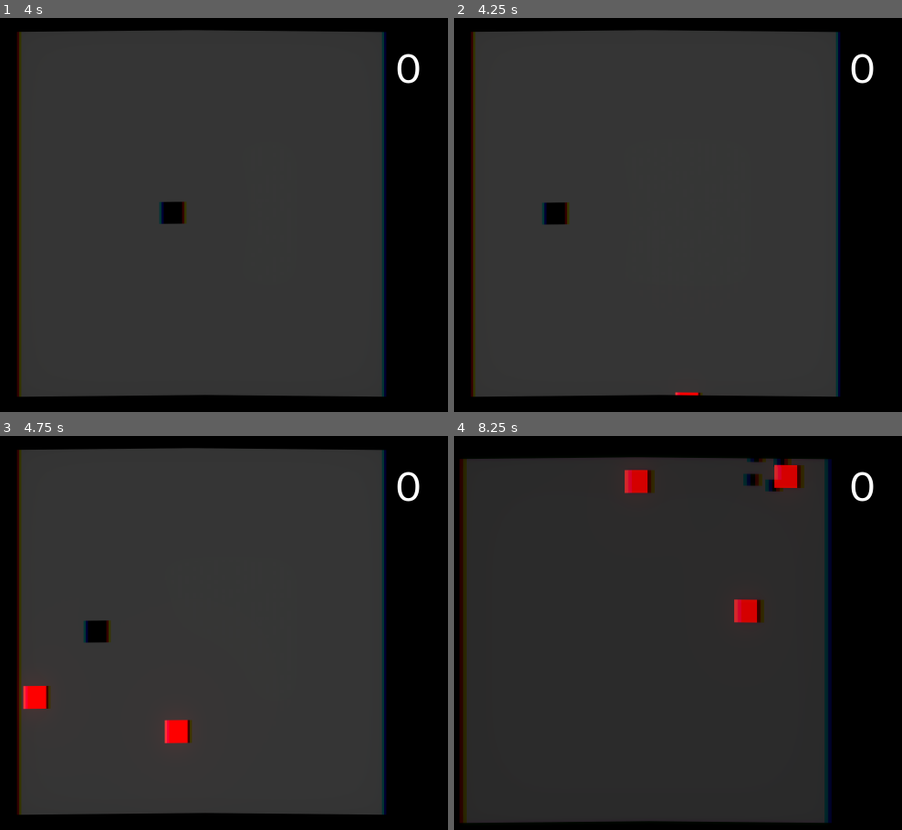
Above: before the commit, frames 1-4 (two rows, left to right).
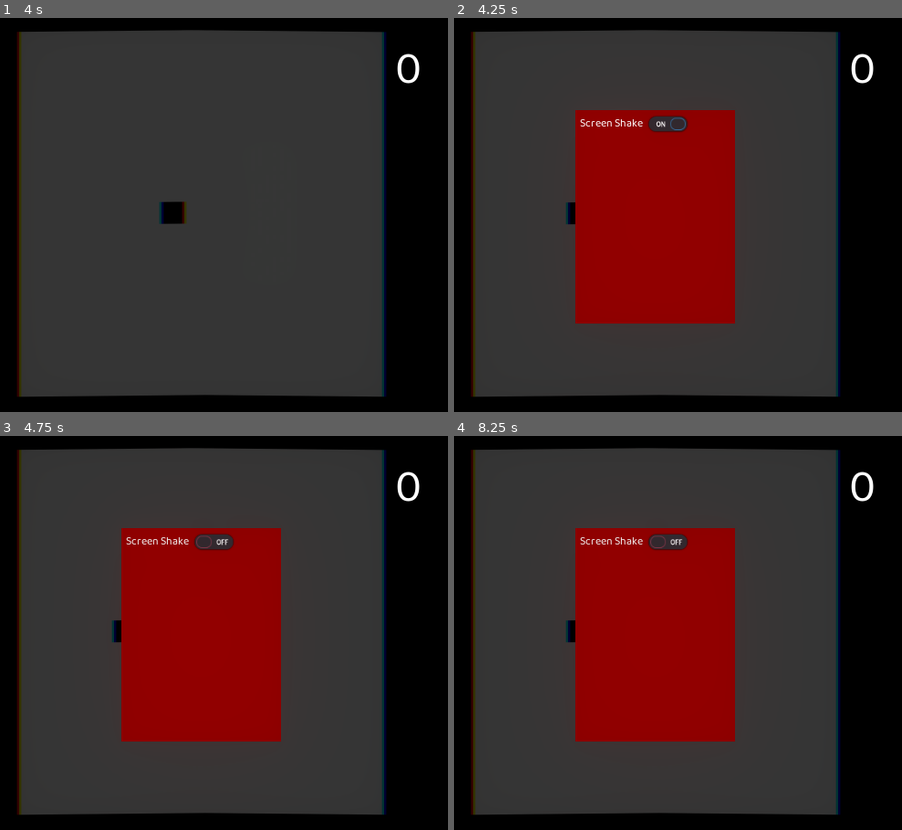
Above: after the commit, the same moments.

Repository: mariothedog/Dodge-and-Explode-
Game: Godot game, scene res://Levels/Endless Level.tscn
The game is run twice, just before and just after one commit, with the same random seed, the same clock (stepped at 60 frames per second) and the same inputs. The engine's default icon, where the game draws it, is replaced by a stand-in: a white triangle on a blue panel in a dark square.
Inputs (mouse positions are in pixels of both pictures, inside the frame that each line leads up to):
- Up to frame 1 (4 s): hold D (move_right) 0.53-1.28 s; tap Space (dash) every 0.75 s from 0.6 to 3.6 s; hold S (move_down) 1.28-2.03 s; hold D (move_right) 2.03-2.78 s; hold W (move_up) 2.78-3.53 s; hold A (move_left) from 3.53 s (still down)
- Up to frame 2 (4.25 s): keep holding A (move_left); tap Escape (ui_cancel) at 4.15 s
- Up to frame 3 (4.75 s): release A (move_left) at 4.25 s; click (183, 542) at 4.25 s, where only the run after the commit has a clickable "Screen Shake"
- Up to frame 4 (8.25 s): hold A (move_left) 5.03-5.78 s; tap Space (dash) every 0.75 s from 5.1 to 8.1 s; hold S (move_down) 5.78-6.53 s; hold D (move_right) 6.53-7.28 s; hold W (move_up) 7.28-8.03 s; hold D (move_right) from 8.03 s (still down)

Frame 1 is identical in both runs. In frame 2, 20% of the frame differs, in the area x 19-63%, y 23-96%; in frame 3, 20%; in frame 4, 31%, in the area x 1-87%, y 3-99%.

Commit message:
Added a pause menu with toggleable screen shake.

Diff:
--- a/Levels/Endless Level.gd
+++ b/Levels/Endless Level.gd
@@ -94,7 +94,8 @@
 			$"Visual Effect".material.set_shader_param("darkness_multi", darkness_multi)
 
 func _on_Player_dead():
-	$Camera2D.shake(0.4, 70.0, 16.0)
+	if global.screen_shake_enabled:
+		$Camera2D.shake(0.4, 70.0, 16.0)
 
 	$"Spawn Enemy".stop()
 	for enemy in $Enemies.get_children():
@@ -118,8 +119,9 @@
 	$Player.velocity = Vector2.ZERO
 
 func _on_Enemy_dead(cause):
-	if cause.name == "Player":
-		# If the player dashed into the enemy.
-		$Camera2D.shake(0.3, 30.0, 12.0)
-	else:
-		$Camera2D.shake(0.2, 15.0, 8.0)
+	if global.screen_shake_enabled:
+		if cause.name == "Player":
+			# If the player dashed into the enemy.
+			$Camera2D.shake(0.3, 30.0, 12.0)
+		else:
+			$Camera2D.shake(0.2, 15.0, 8.0)
--- a/Levels/Endless Level.tscn
+++ b/Levels/Endless Level.tscn
@@ -7,6 +7,7 @@
 [ext_resource path="res://Levels/Textures/Screen Bend Texture.png" type="Texture" id=5]
 [ext_resource path="res://UI/HUD.tscn" type="PackedScene" id=6]
 [ext_resource path="res://Levels/Camera2D.gd" type="Script" id=7]
+[ext_resource path="res://UI/Pause Menu.tscn" type="PackedScene" id=8]
 
 [sub_resource type="Environment" id=1]
 background_mode = 4
@@ -149,6 +150,8 @@
 }
 
 [node name="HUD" parent="." instance=ExtResource( 6 )]
+
+[node name="Pause Menu" parent="." instance=ExtResource( 8 )]
 [connection signal="manually_restarting" from="." to="HUD" method="_on_Endless_Level_manually_restarting"]
 [connection signal="dead" from="Player" to="." method="_on_Player_dead"]
 [connection signal="slow_mo_disabled" from="Player" to="." method="_on_Player_slow_mo_disabled"]
--- /dev/null
+++ b/UI/Pause Menu.gd
@@ -0,0 +1,17 @@
+extends Control
+
+func _ready():
+	visible = false
+
+	$"ColorRect/Screen Shake".pressed = global.screen_shake_enabled
+
+func _input(_event):
+	if Input.is_action_just_pressed("ui_cancel"):
+		pause()
+
+func pause():
+	get_tree().paused = not get_tree().paused
+	visible = not visible
+
+func _on_Screen_Shake_toggled(button_pressed):
+	global.screen_shake_enabled = button_pressed
--- /dev/null
+++ b/UI/Pause Menu.tscn
@@ -0,0 +1,49 @@
+[gd_scene load_steps=4 format=2]
+
+[ext_resource path="res://UI/Pause Menu.gd" type="Script" id=1]
+[ext_resource path="res://UI/Fonts/BalooDa2-Regular.ttf" type="DynamicFontData" id=2]
+
+[sub_resource type="DynamicFont" id=1]
+font_data = ExtResource( 2 )
+
+[node name="Pause Menu" type="MarginContainer"]
+pause_mode = 2
+anchor_left = 0.5
+anchor_top = 0.5
+anchor_right = 0.5
+anchor_bottom = 0.5
+margin_left = -512.0
+margin_top = -300.0
+margin_right = 512.0
+margin_bottom = 300.0
+custom_constants/margin_right = 400
+custom_constants/margin_top = 150
+custom_constants/margin_left = 400
+custom_constants/margin_bottom = 150
+script = ExtResource( 1 )
+__meta__ = {
+"_edit_use_anchors_": false
+}
+
+[node name="ColorRect" type="ColorRect" parent="."]
+margin_left = 400.0
+margin_top = 150.0
+margin_right = 624.0
+margin_bottom = 450.0
+color = Color( 0.513726, 0, 0, 1 )
+__meta__ = {
+"_edit_use_anchors_": false
+}
+
+[node name="Screen Shake" type="CheckButton" parent="ColorRect"]
+margin_right = 76.0
+margin_bottom = 40.0
+focus_mode = 0
+custom_fonts/font = SubResource( 1 )
+pressed = true
+enabled_focus_mode = 0
+text = "Screen Shake"
+__meta__ = {
+"_edit_use_anchors_": false
+}
+[connection signal="toggled" from="ColorRect/Screen Shake" to="." method="_on_Screen_Shake_toggled"]
--- a/global.gd
+++ b/global.gd
@@ -1,4 +1,6 @@
 extends Node
+
+var screen_shake_enabled = true
 
 func rand_int(minimum, maximum): # Does not include the maximum value.
 	return randi() % maximum + minimum
Not shown: 1 places in Levels/Endless Level.tscn that only renumber resources
